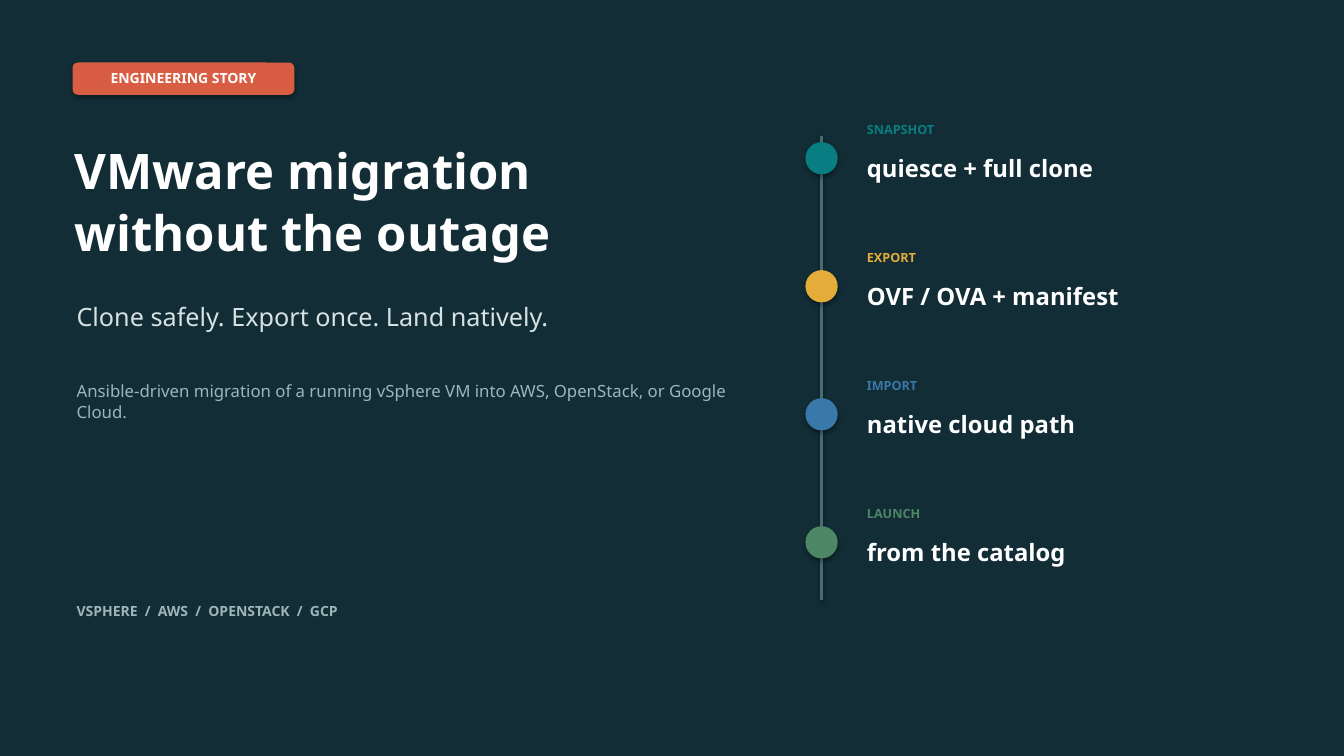
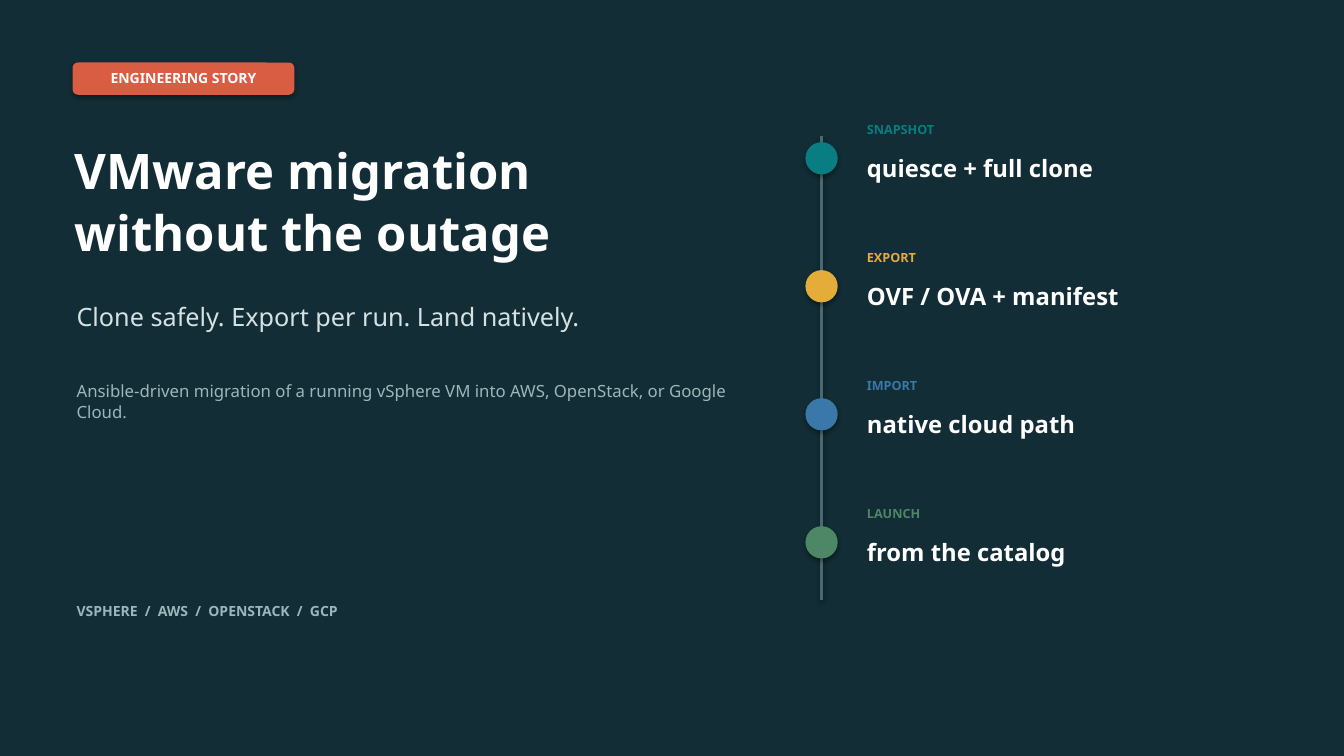
Before and after one commit to jjbailey/migrate-vmware, a slide deck: slide 1 of doc/migrate_vmware_presentation.pptx. Drawn at 1344x756 pixels with LibreOffice and Linux fonts; fonts in the diff are those of the drawing. Boxes give left, top, right and bottom in pixels: in the first picture for what was removed or moved away, otherwise in the second. Text is boxed around its words. In the diff, an @@ line names an element or a change of style, - is before the commit and + after.

```diff
--- a/doc/migrate_vmware_presentation.pptx
+++ b/doc/migrate_vmware_presentation.pptx
@@ text at bbox=[77, 306, 579, 332]: text changed @@
-Clone safely. Export once. Land natively.
+Clone safely. Export per run. Land natively.
```
Also in this commit, not shown: 6 other slides changed, 1 other file.
